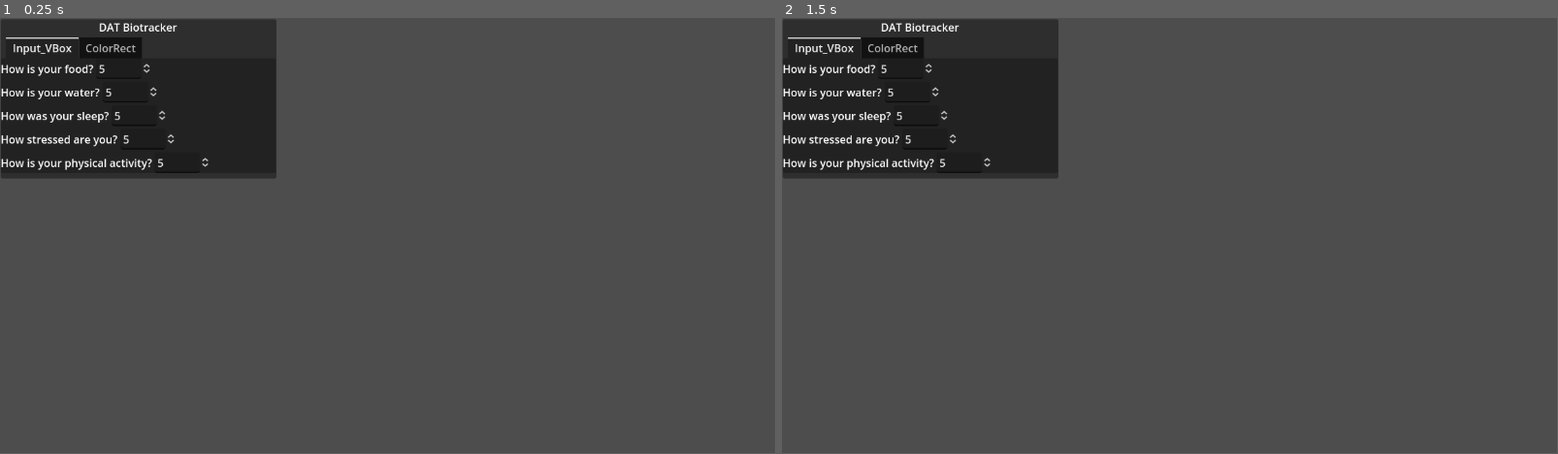
Above: before the commit, frames 1-2 (left to right).
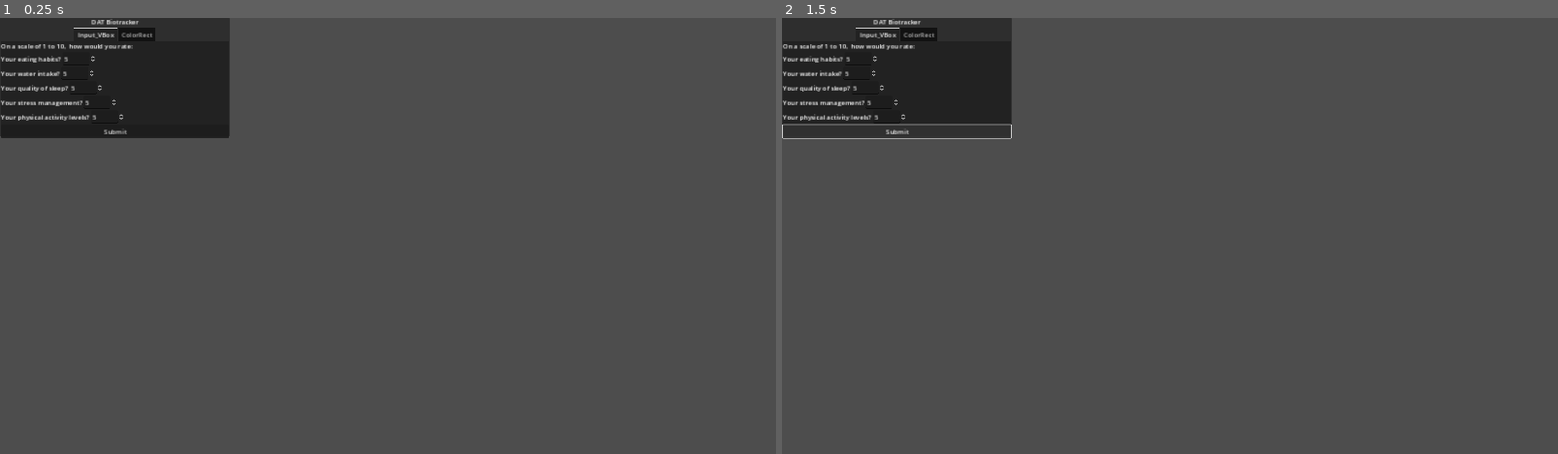
Above: after the commit, the same moments.

Repository: Thorqs/VitaPulsi
Game: Godot game, scene res://control.tscn
Same seed, same stepped clock (60 frames per second), same inputs: the game is played once before the commit and once after it.
Inputs (mouse positions are in pixels of both pictures, inside the frame that each line leads up to):
- Up to frame 1 (0.25 s): no input
- Up to frame 2 (1.5 s): click (898, 131) at 0.5 s, where only the run after the commit has a clickable "Submit"; click (898, 131) at 1.25 s, where only the run after the commit has a clickable "Submit"
In our replay, the window is 799x449 before the commit and 800x450 after it. These sizes can differ from the game's own. Grey fills any space a smaller window leaves; there, only what the larger window draws over its background counts as a difference.

The runs differ from the first frame. In frame 1, 6.2% of the frame differs, in the area x 0-36%, y 0-37%; in frame 2, 6.3%.

Commit message:
UI adjustments
Added button. Changed aspect ratio settings

Diff:
--- a/control.tscn
+++ b/control.tscn
@@ -49,22 +49,33 @@
 anchors_preset = 15
 anchor_right = 1.0
 anchor_bottom = 1.0
-offset_left = 1.0
-offset_top = 2.0
-offset_right = 1.0
-offset_bottom = 2.0
+offset_top = -1.0
+offset_right = -1352.0
+offset_bottom = -786.0
 grow_horizontal = 2
 grow_vertical = 2
 
 [node name="Panel" type="Panel" parent="."]
-layout_mode = 0
-offset_right = 410.0
-offset_bottom = 237.0
+layout_mode = 1
+anchors_preset = 15
+anchor_right = 1.0
+anchor_bottom = 1.0
+grow_horizontal = 2
+grow_vertical = 2
 
 [node name="MainVBox" type="VBoxContainer" parent="Panel"]
-layout_mode = 2
-offset_right = 409.0
-offset_bottom = 232.0
+layout_mode = 1
+anchors_preset = 8
+anchor_left = 0.5
+anchor_top = 0.5
+anchor_right = 0.5
+anchor_bottom = 0.5
+offset_left = -282.5
+offset_top = -148.5
+offset_right = 282.5
+offset_bottom = 148.5
+grow_horizontal = 2
+grow_vertical = 2
 
 [node name="Title" type="Label" parent="Panel/MainVBox"]
 layout_mode = 2
@@ -73,17 +84,25 @@
 
 [node name="TabContainer" type="TabContainer" parent="Panel/MainVBox"]
 layout_mode = 2
-use_hidden_tabs_for_min_size = true
+tab_alignment = 1
 
 [node name="Input_VBox" type="VBoxContainer" parent="Panel/MainVBox/TabContainer"]
-layout_mode = 2
+visible = false
+layout_mode = 2
+
+[node name="HBox_Scale_Explain" type="HBoxContainer" parent="Panel/MainVBox/TabContainer/Input_VBox"]
+layout_mode = 2
+
+[node name="Label" type="Label" parent="Panel/MainVBox/TabContainer/Input_VBox/HBox_Scale_Explain"]
+layout_mode = 2
+text = "On a scale of 1 to 10,  how would you rate:"
 
 [node name="HBox_Food" type="HBoxContainer" parent="Panel/MainVBox/TabContainer/Input_VBox"]
 layout_mode = 2
 
 [node name="Food_Label" type="Label" parent="Panel/MainVBox/TabContainer/Input_VBox/HBox_Food"]
 layout_mode = 2
-text = "How is your food?"
+text = "Your eating habits?"
 
 [node name="Food_Val" type="SpinBox" parent="Panel/MainVBox/TabContainer/Input_VBox/HBox_Food"]
 layout_mode = 2
@@ -96,7 +115,7 @@
 
 [node name="Water_Label" type="Label" parent="Panel/MainVBox/TabContainer/Input_VBox/HBox_Water"]
 layout_mode = 2
-text = "How is your water?"
+text = "Your water intake?"
 
 [node name="Water_Val" type="SpinBox" parent="Panel/MainVBox/TabContainer/Input_VBox/HBox_Water"]
 layout_mode = 2
@@ -109,7 +128,7 @@
 
 [node name="Sleep_Label" type="Label" parent="Panel/MainVBox/TabContainer/Input_VBox/HBox_Sleep"]
 layout_mode = 2
-text = "How was your sleep?"
+text = "Your quality of sleep?"
 
 [node name="Sleep_Val" type="SpinBox" parent="Panel/MainVBox/TabContainer/Input_VBox/HBox_Sleep"]
 layout_mode = 2
@@ -122,7 +141,7 @@
 
 [node name="Stress_Label" type="Label" parent="Panel/MainVBox/TabContainer/Input_VBox/HBox_Stress"]
 layout_mode = 2
-text = "How stressed are you?"
+text = "Your stress management?"
 
 [node name="Stress_Val" type="SpinBox" parent="Panel/MainVBox/TabContainer/Input_VBox/HBox_Stress"]
 layout_mode = 2
@@ -135,7 +154,7 @@
 
 [node name="Activity_Label" type="Label" parent="Panel/MainVBox/TabContainer/Input_VBox/HBox_Activity"]
 layout_mode = 2
-text = "How is your physical activity?"
+text = "Your physical activity levels?"
 
 [node name="Activity_Val" type="SpinBox" parent="Panel/MainVBox/TabContainer/Input_VBox/HBox_Activity"]
 layout_mode = 2
@@ -143,8 +162,11 @@
 max_value = 10.0
 value = 5.0
 
+[node name="Button" type="Button" parent="Panel/MainVBox/TabContainer/Input_VBox"]
+layout_mode = 2
+text = "Submit"
+
 [node name="ColorRect" type="ColorRect" parent="Panel/MainVBox/TabContainer"]
-visible = false
 layout_mode = 2
 color = Color(0.658824, 0.745098, 0.803922, 1)
 
@@ -153,6 +175,10 @@
 anchors_preset = 15
 anchor_right = 1.0
 anchor_bottom = 1.0
+offset_left = 0.5
+offset_top = 40.0
+offset_right = 0.5
+offset_bottom = 168.0
 grow_horizontal = 2
 grow_vertical = 2
 
--- a/project.godot
+++ b/project.godot
@@ -15,6 +15,13 @@
 config/features=PackedStringArray("4.1", "GL Compatibility")
 config/icon="res://icon.svg"
 
+[display]
+
+window/size/viewport_width=1920
+window/size/viewport_height=1080
+window/stretch/mode="canvas_items"
+window/stretch/aspect="expand"
+
 [rendering]
 
 renderer/rendering_method="gl_compatibility"
